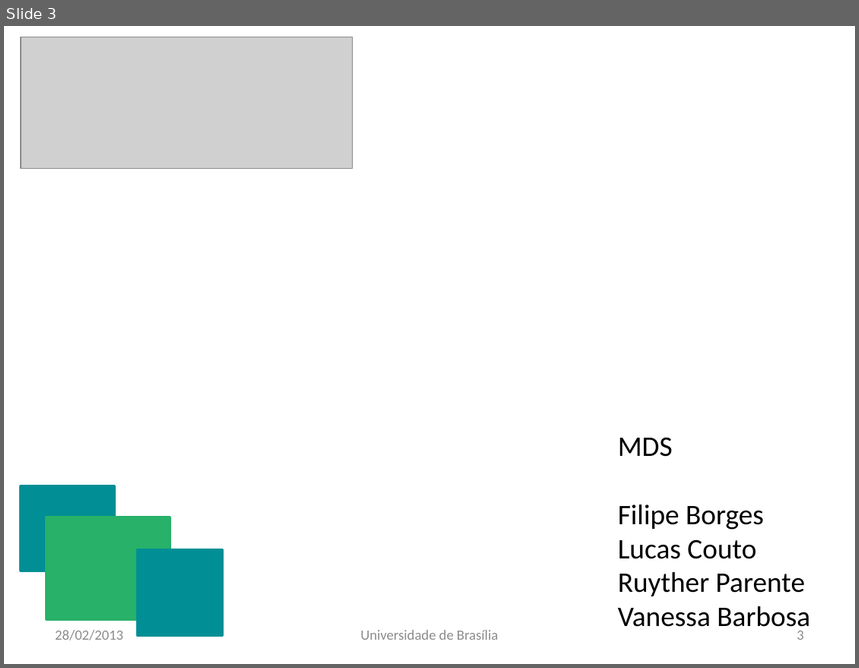
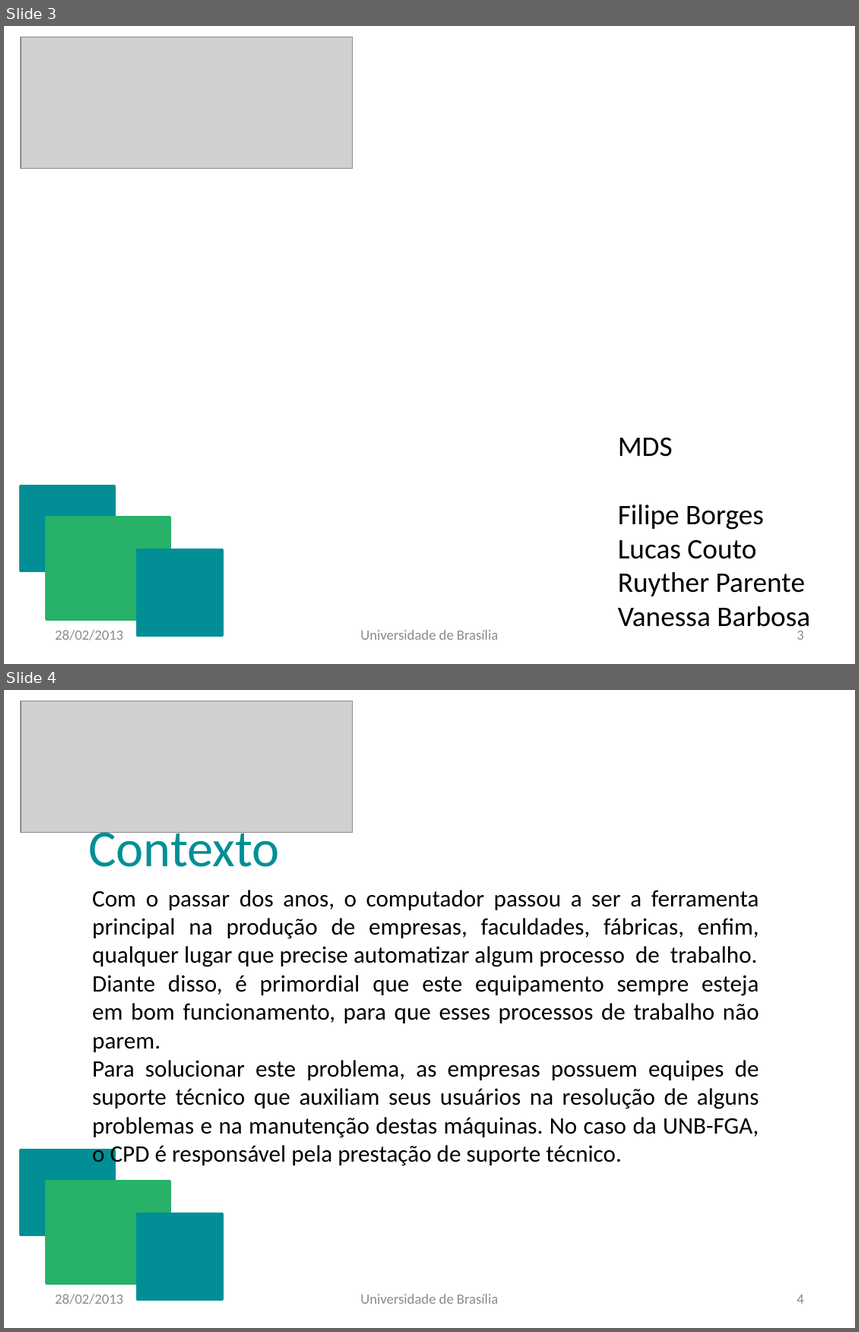
Before and after one commit to vanessabmdf/gpp_mds, a slide deck: Documentos/GPP.pptx. Shown one above the other, each under a label of ours: slide 3 before the commit, slides 3 and 4 after it. The pictures are 859x668 and 859x1332 pixels, drawn with LibreOffice and Linux fonts; fonts in the diff are those of the drawing; grey boxes stand for pictures. Boxes give left, top, right and bottom in pixels: in the first picture for what was removed or moved away, otherwise in the second. Text is boxed around its words. In the diff, an @@ line names an element or a change of style, - is before the commit and + after.

```diff
--- a/Documentos/GPP.pptx
+++ b/Documentos/GPP.pptx
@@ slide 4 added at bbox=[4, 690, 855, 1328], background #FFFFFF @@
@@ picture added at bbox=[21, 701, 353, 833] @@
@@ text added at bbox=[88, 823, 279, 867], 44 pt, text #018F95 @@
+Contexto
@@ text added at bbox=[92, 890, 759, 1168], 20 pt, text #000000 @@
+Com o passar dos anos, o computador passou a ser a ferramenta principal na produção de empresas, faculdades, fábricas, enfim, qualquer lugar que precise automatizar algum processo de trabalho.
+Diante disso, é primordial que este equipamento sempre esteja em bom funcionamento, para que esses processos de trabalho não parem.
+Para solucionar este problema, as empresas possuem equipes de suporte técnico que auxiliam seus usuários na resolução de alguns problemas e na manutenção destas máquinas. No caso da UNB-FGA, o CPD é responsável pela prestação de suporte técnico.
@@ rectangle added at bbox=[20, 1150, 115, 1235], fill #018F95, outline #018F95 2 pt @@
@@ rectangle added at bbox=[46, 1181, 170, 1284], fill #27B169, outline #27B169 2 pt @@
@@ rectangle added at bbox=[137, 1214, 222, 1300], fill #018F95, outline #018F95 2 pt @@
@@ text added at bbox=[55, 1294, 123, 1305], 12 pt, text #8C8C8C @@
+28/02/2013
@@ text added at bbox=[360, 1294, 498, 1304], 12 pt, text #8C8C8C @@
+Universidade de Brasília
@@ page number added at bbox=[797, 1295, 804, 1304], 12 pt, text #8C8C8C @@
+4
```
Also in this commit, not shown: 1 slide changed, 18 other slides added.
